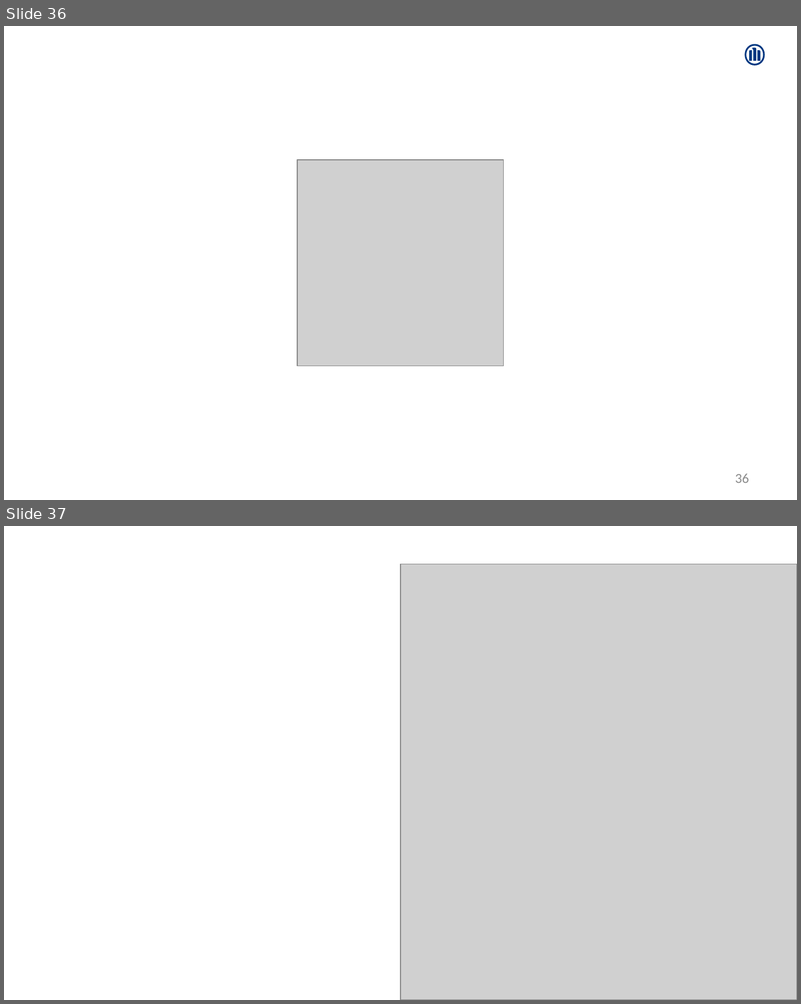
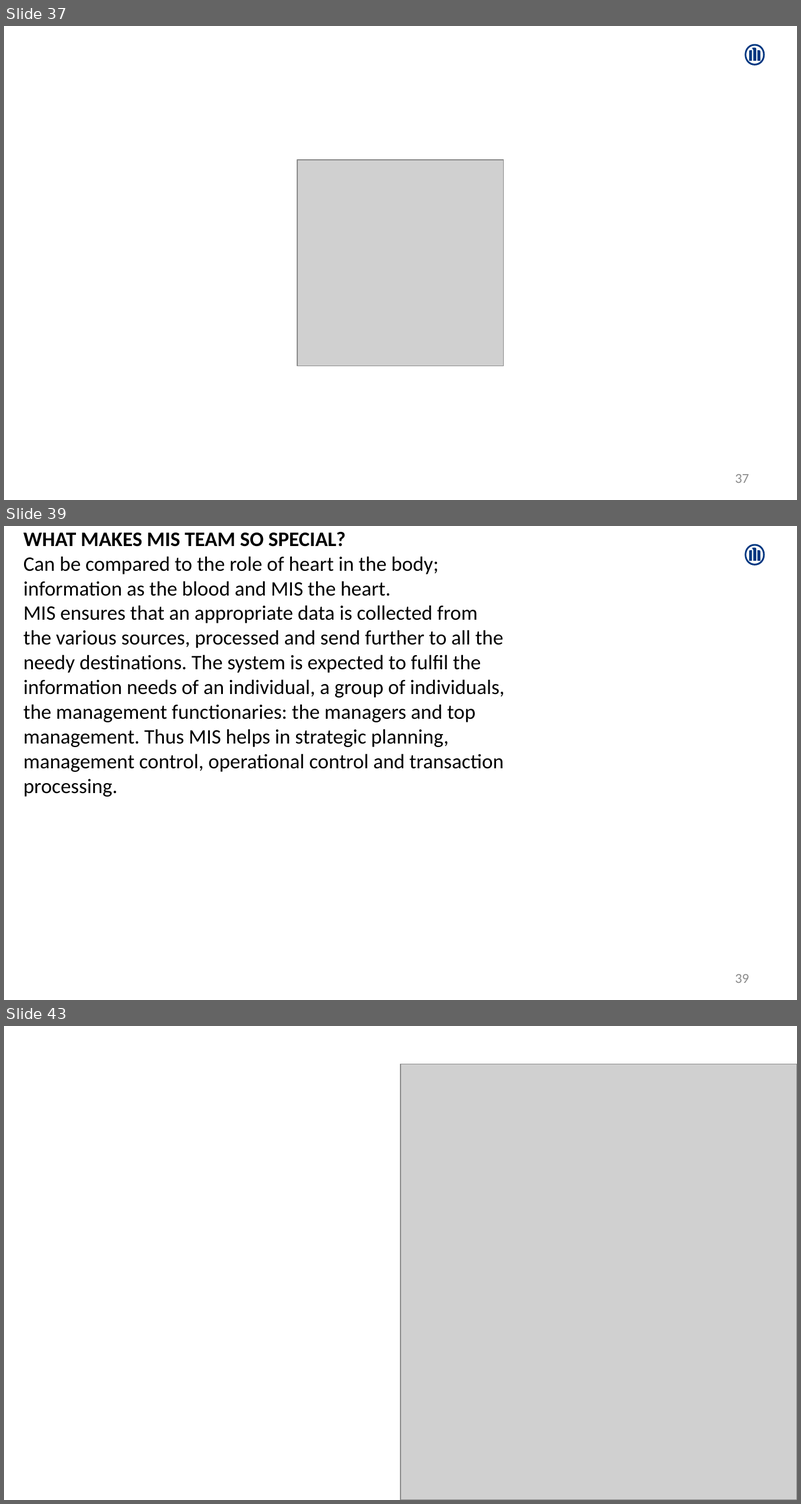
Before and after one commit to Amrutha-Mohan/UpdatedProjects, a slide deck: AmruthaMohan.pptx. Shown one above the other, each under a label of ours: slides 36 and 37 before the commit, slides 37, 39 and 43 after it; the slides between them are not shown. The pictures are 801x1004 and 801x1504 pixels, drawn with LibreOffice and Linux fonts; fonts in the diff are those of the drawing; grey boxes stand for pictures; background and template pictures are left out. Boxes give left, top, right and bottom in pixels: in the first picture for what was removed or moved away, otherwise in the second. Text is boxed around its words. In the diff, an @@ line names an element or a change of style, - is before the commit and + after.

```diff
--- a/AmruthaMohan.pptx
+++ b/AmruthaMohan.pptx
@@ slide 39 added at <box>4,526,797,1000</box>, background #FFFFFF; not listed: 1 template element that a slide beside it also shows @@
@@ text added at <box>23,532,504,797</box>, 18 pt, text #000000 @@
+WHAT MAKES MIS TEAM SO SPECIAL?
+Can be compared to the role of heart in the body;
+information as the blood and MIS the heart.
+MIS ensures that an appropriate data is collected from
+the various sources, processed and send further to all the
+needy destinations. The system is expected to fulfil the
+information needs of an individual, a group of individuals,
+the management functionaries: the managers and top
+management. Thus MIS helps in strategic planning,
+management control, operational control and transaction
+processing.
@@ page number added at <box>735,974,749,983</box>, 12 pt, text #8C8C8C @@
+39
@@ what was slide 36 is now slide 37 @@
@@ page number at <box>735,474,749,483</box>: text changed @@
-36
+37
@@ what was slide 37 is now slide 43 @@
```
Also in this commit, not shown: 4 slides changed, 6 other slides added, 1 slide removed.
